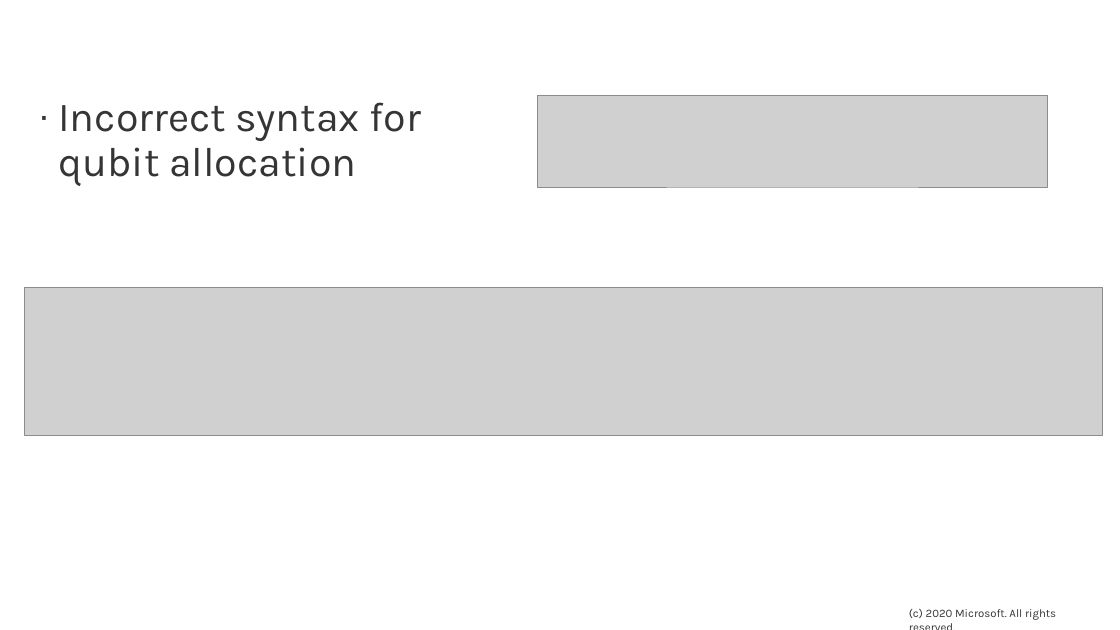
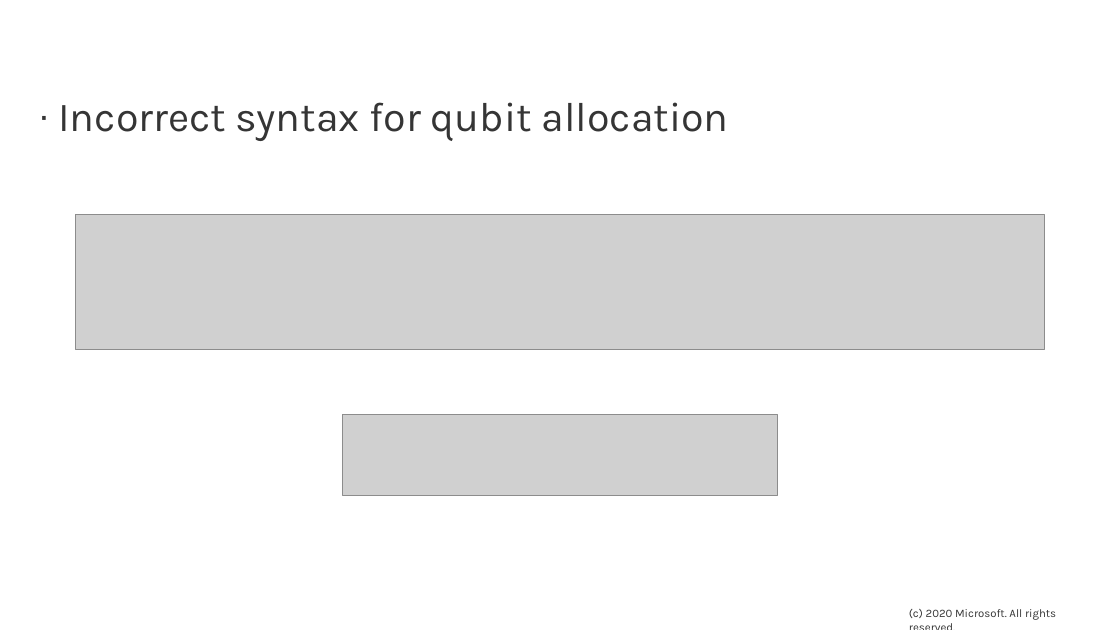
Before and after one commit to microsoft/quantum-curriculum-samples, a slide deck: slide 4 of ProgrammingAssignmentSamples/DebuggingQuantumCode/DebuggingDJAgorithm-Solutions.pptx (slide 5 before the commit). Drawn at 1120x630 pixels with LibreOffice and Linux fonts; fonts in the diff are those of the drawing; grey boxes stand for pictures; background and template pictures are left out. Boxes give left, top, right and bottom in pixels: in the first picture for what was removed or moved away, otherwise in the second. Text is boxed around its words. In the diff, an @@ line names an element or a change of style, - is before the commit and + after.

```diff
--- a/ProgrammingAssignmentSamples/DebuggingQuantumCode/DebuggingDJAgorithm-Solutions.pptx
+++ b/ProgrammingAssignmentSamples/DebuggingQuantumCode/DebuggingDJAgorithm-Solutions.pptx
@@ text "Incorrect syntax for qubit allocation" rewrapped from (58,102,421,186) to (58,102,729,141) @@
@@ picture removed at (538,96,1048,187) @@
@@ picture added at (76,215,1044,350) @@
@@ picture removed at (25,287,1103,436) @@
@@ picture added at (342,415,777,495) @@
```
Also in this commit, not shown: 7 other slides changed, 1 slide removed, 8 other files.
